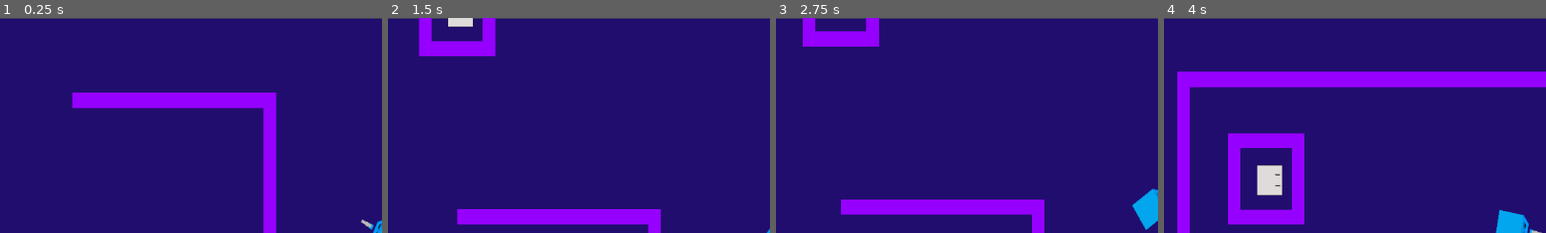
Above: before the commit, frames 1-4 (left to right).
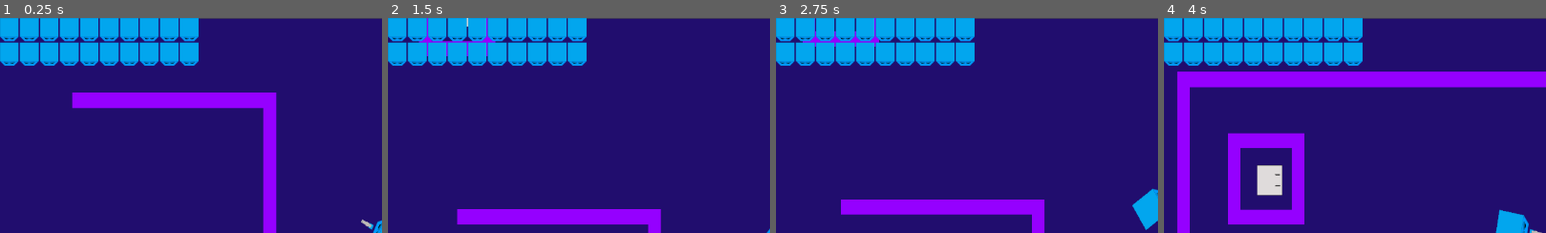
Above: after the commit, the same moments.

Repository: chaco470/CubeCrawler
Game: Godot game, scene res://Assets/Scenes/World.tscn
The game is run twice, just before and just after one commit, with the same random seed, the same clock (stepped at 60 frames per second) and the same inputs.
Inputs (mouse positions are % of the whole screen's width and height, from its top left):
- Up to frame 1 (0.25 s): no input
- Up to frame 2 (1.5 s): tap Enter at 0.5 s; move the mouse to (72, 45) at 0.52 s; hold Up (_up) 0.53-1.28 s; click (72, 45) at 0.6 s; move the mouse to (30, 55) at 1.27 s; hold Down (_down) from 1.28 s (still down); tap Right (_rigth) at 1.35 s
- Up to frame 3 (2.75 s): move the mouse to (60, 28) at 2.02 s; release Down (_down) at 2.03 s; hold Up (_up) from 2.03 s (still down); click (60, 28) at 2.1 s
- Up to frame 4 (4 s): move the mouse to (45, 70) at 2.77 s; tap Right (_rigth) at 2.85 s; move the mouse to (80, 65) at 3.52 s; release Up (_up) at 3.53 s; hold Left (_left) from 3.53 s (still down); click (80, 65) at 3.6 s
The pictures show only the part of the screen within x 0-50%, y 0-50%; the shares and areas given below are measured in that part.

The runs differ from the first frame. In frame 1, 11% of the frame differs, in the area x 0-52%, y 0-23%; in frame 2, 11%; in frame 3, 11%; in frame 4, 11%.

Commit message:
añadidos corazones

Diff:
--- a/Assets/Scenes/World.tscn
+++ b/Assets/Scenes/World.tscn
@@ -12,6 +12,8 @@
 [ext_resource path="res://Assets/Scenes/Enemy_melee_b.tscn" type="PackedScene" id=10]
 [ext_resource path="res://Assets/Scenes/Enemy_explotion.tscn" type="PackedScene" id=11]
 [ext_resource path="res://Assets/Rooms/RoomManager_1.tscn" type="PackedScene" id=12]
+[ext_resource path="res://GUI/GUI_layer.gd" type="Script" id=13]
+[ext_resource path="res://GUI/LifeTexture.tscn" type="PackedScene" id=14]
 
 [sub_resource type="ConvexPolygonShape2D" id=1]
 points = PoolVector2Array( 32, 32, 0, 32, 0, 0, 32, 0 )
@@ -133,3 +135,16 @@
 
 [node name="Enemy_explotion" parent="." instance=ExtResource( 11 )]
 position = Vector2( 2604.77, -1329.07 )
+
+[node name="GUI" type="CanvasLayer" parent="."]
+script = ExtResource( 13 )
+heart_scene = ExtResource( 14 )
+
+[node name="HeartsContainer" type="GridContainer" parent="GUI"]
+margin_right = 40.0
+margin_bottom = 40.0
+rect_scale = Vector2( 0.5, 0.5 )
+columns = 10
+__meta__ = {
+"_edit_use_anchors_": false
+}
--- /dev/null
+++ b/GUI/GUI.tscn
@@ -0,0 +1,7 @@
+[gd_scene format=2]
+
+[node name="GUI" type="MarginContainer"]
+anchor_right = 1.0
+__meta__ = {
+"_edit_use_anchors_": false
+}
--- /dev/null
+++ b/GUI/GUI_layer.gd
@@ -0,0 +1,31 @@
+extends CanvasLayer
+
+export (PackedScene) var heart_scene
+
+onready var hearts_container = $HeartsContainer
+
+func _ready():
+	PlayerData.connect("max_health_updated", self, "_on_player_max_health_updated")
+	PlayerData.connect("health_updated", self, "_on_player_health_updated")
+
+func _reset_hearts():
+	var children:Array = hearts_container.get_children()
+	for child in children:
+		hearts_container.remove_child(child)
+		child.queue_free()
+
+func _on_player_max_health_updated(amount:int, current_health:int):
+	_reset_hearts()
+	for i in amount:
+		var new_heart = heart_scene.instance()
+		hearts_container.add_child(new_heart)
+		new_heart.id = i+1
+	_on_player_health_updated(current_health, amount)
+
+func _on_player_health_updated(amount:int, max_health:int):
+	for heart in hearts_container.get_children():
+		heart.update_heart(amount, max_health)
+#	if amount <= 0:
+#		if amount == 0:
+#			_play_gameover_music()
+#		fade_to_black()
--- /dev/null
+++ b/GUI/LifeTexture.gd
@@ -0,0 +1,10 @@
+extends TextureRect
+
+export (Texture) var hearth_full
+export (Texture) var hearth_empty
+
+var id
+
+func update_heart(current_health:int, max_health:int):
+	visible = id <= max_health
+	texture = hearth_full if id <= current_health else hearth_empty
--- /dev/null
+++ b/GUI/LifeTexture.tscn
@@ -0,0 +1,18 @@
+[gd_scene load_steps=4 format=2]
+
+[ext_resource path="res://GUI/LifeTexture.gd" type="Script" id=1]
+[ext_resource path="res://Assets/Images/Cubert_empty-life.png" type="Texture" id=2]
+[ext_resource path="res://Assets/Images/Cubert_full-life.png" type="Texture" id=3]
+
+[node name="LifeTexture" type="TextureRect"]
+anchor_right = 1.0
+anchor_bottom = 1.0
+margin_right = -961.0
+margin_bottom = -522.0
+texture = ExtResource( 3 )
+script = ExtResource( 1 )
+__meta__ = {
+"_edit_use_anchors_": false
+}
+hearth_full = ExtResource( 3 )
+hearth_empty = ExtResource( 2 )
Binary file added: Assets/Images/Cubert_empty-life.png
Not shown, added: Assets/Images/Cubert_empty-life.png.import
Binary file added: Assets/Images/Cubert_full-life.png
Not shown, added: Assets/Images/Cubert_full-life.png.import
Not shown: 1 places in Assets/Scenes/World.tscn that only renumber resources
